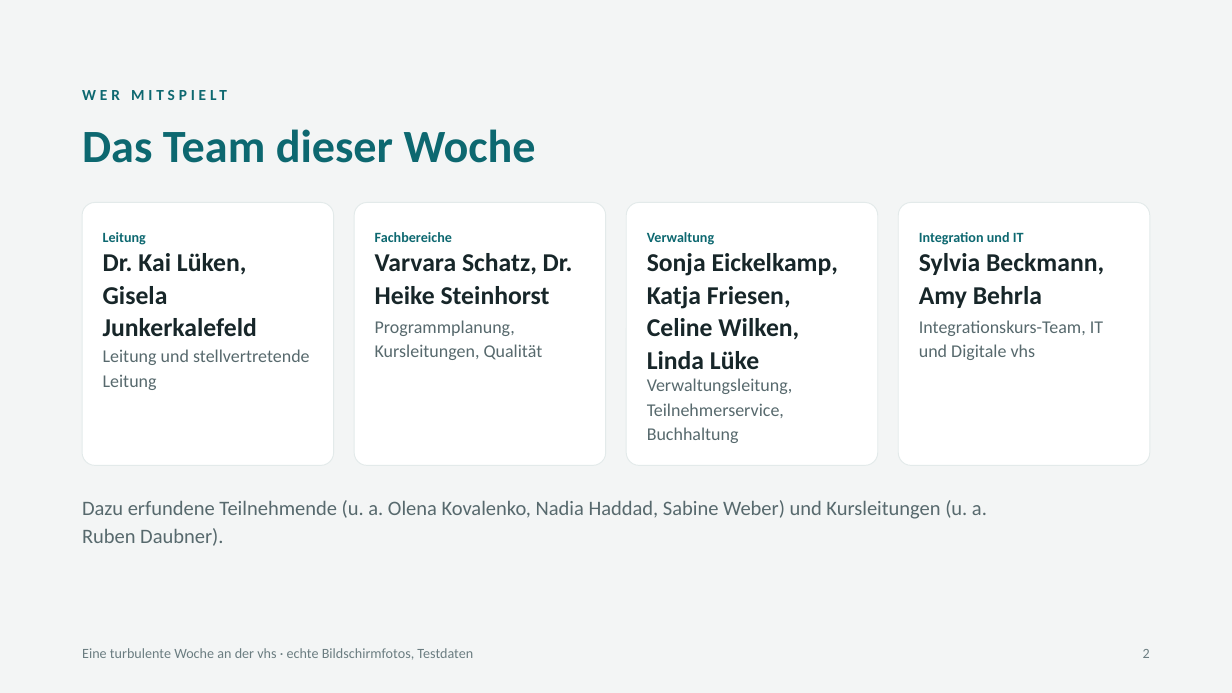
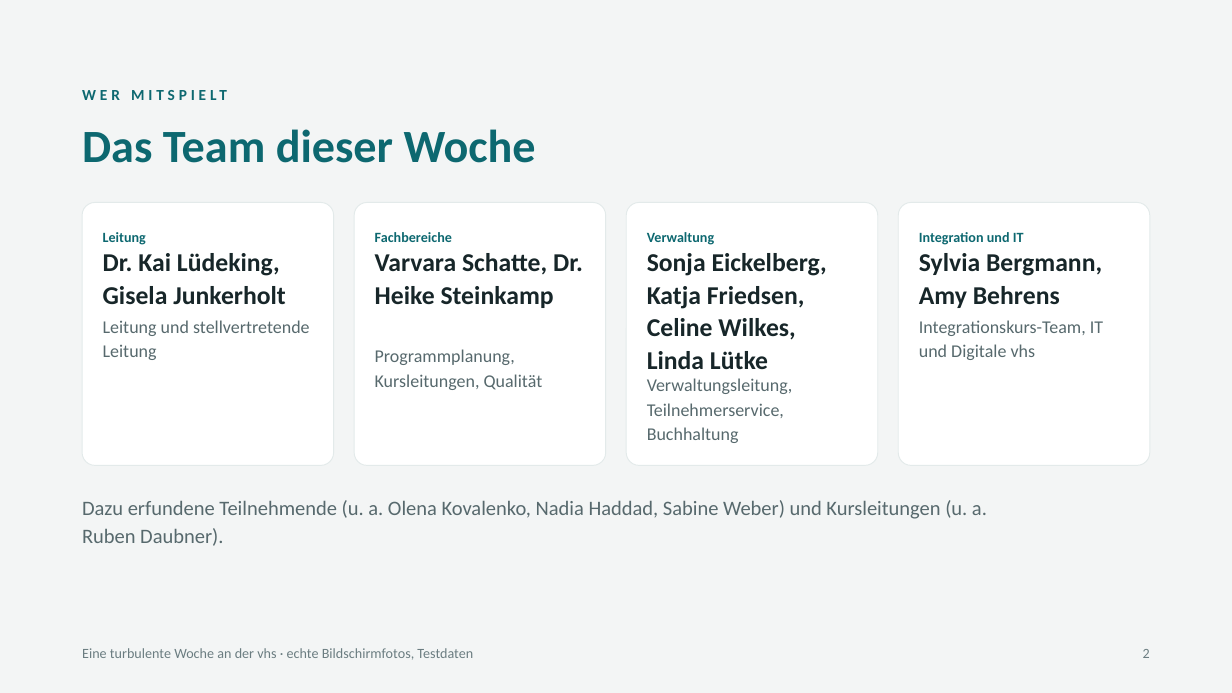
Before and after one commit to klaus-liebler/vibevhs, a slide deck: slide 2 of docs/praesentation/woche/woche.pptx. Drawn at 1232x693 pixels with LibreOffice and Linux fonts; fonts in the diff are those of the drawing. Boxes give left, top, right and bottom in pixels: in the first picture for what was removed or moved away, otherwise in the second. Text is boxed around its words. In the diff, an @@ line names an element or a change of style, - is before the commit and + after.

```diff
--- a/docs/praesentation/woche/woche.pptx
+++ b/docs/praesentation/woche/woche.pptx
@@ text at [103, 253, 286, 304]: text changed @@
-Dr. Kai Lüken, Gisela Junkerkalefeld
+Dr. Kai Lüdeking, Gisela Junkerholt
@@ text at [375, 253, 583, 308]: text changed @@
-Varvara Schatz, Dr. Heike Steinhorst
+Varvara Schatte, Dr. Heike Steinkamp
@@ text at [647, 253, 827, 369]: text changed @@
-Sonja Eickelkamp, Katja Friesen, Celine Wilken, Linda Lüke
+Sonja Eickelberg, Katja Friedsen, Celine Wilkes, Linda Lütke
@@ text at [919, 253, 1102, 308]: text changed @@
-Sylvia Beckmann, Amy Behrla
+Sylvia Bergmann, Amy Behrens
@@ text "Leitung und stellvertretende Leitung": place and size @@
-text "Leitung und stellvertretende Leitung" at [103, 349, 310, 390]
+text "Leitung und stellvertretende Leitung" at [103, 320, 310, 360]
@@ text "Programmplanung, Kursleitungen, Qualität": place and size @@
-text "Programmplanung, Kursleitungen, Qualität" at [375, 320, 543, 360]
+text "Programmplanung, Kursleitungen, Qualität" at [375, 349, 543, 390]
```
Also in this commit, not shown: 25 other slides changed, 32 other files.
